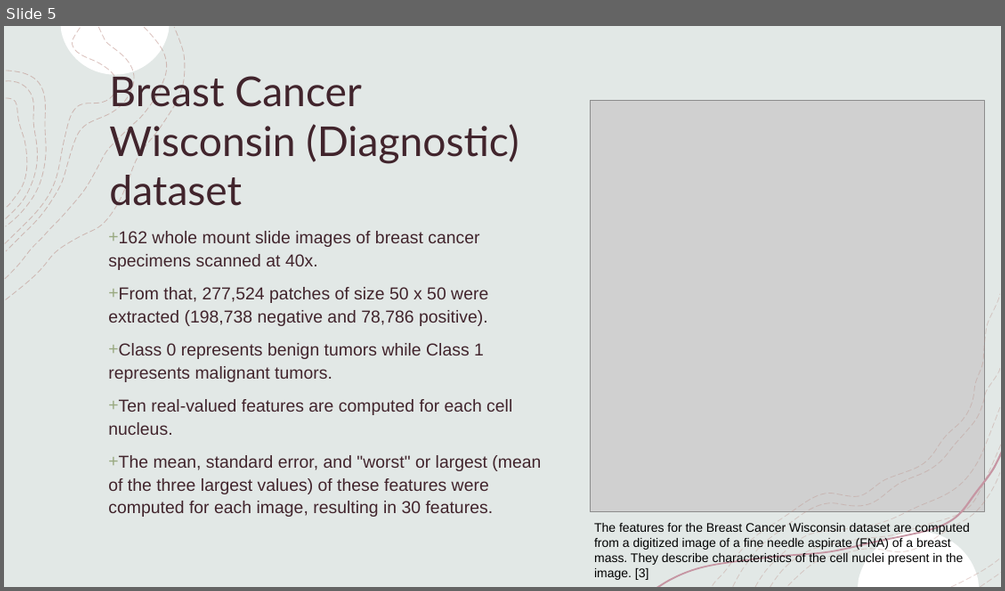
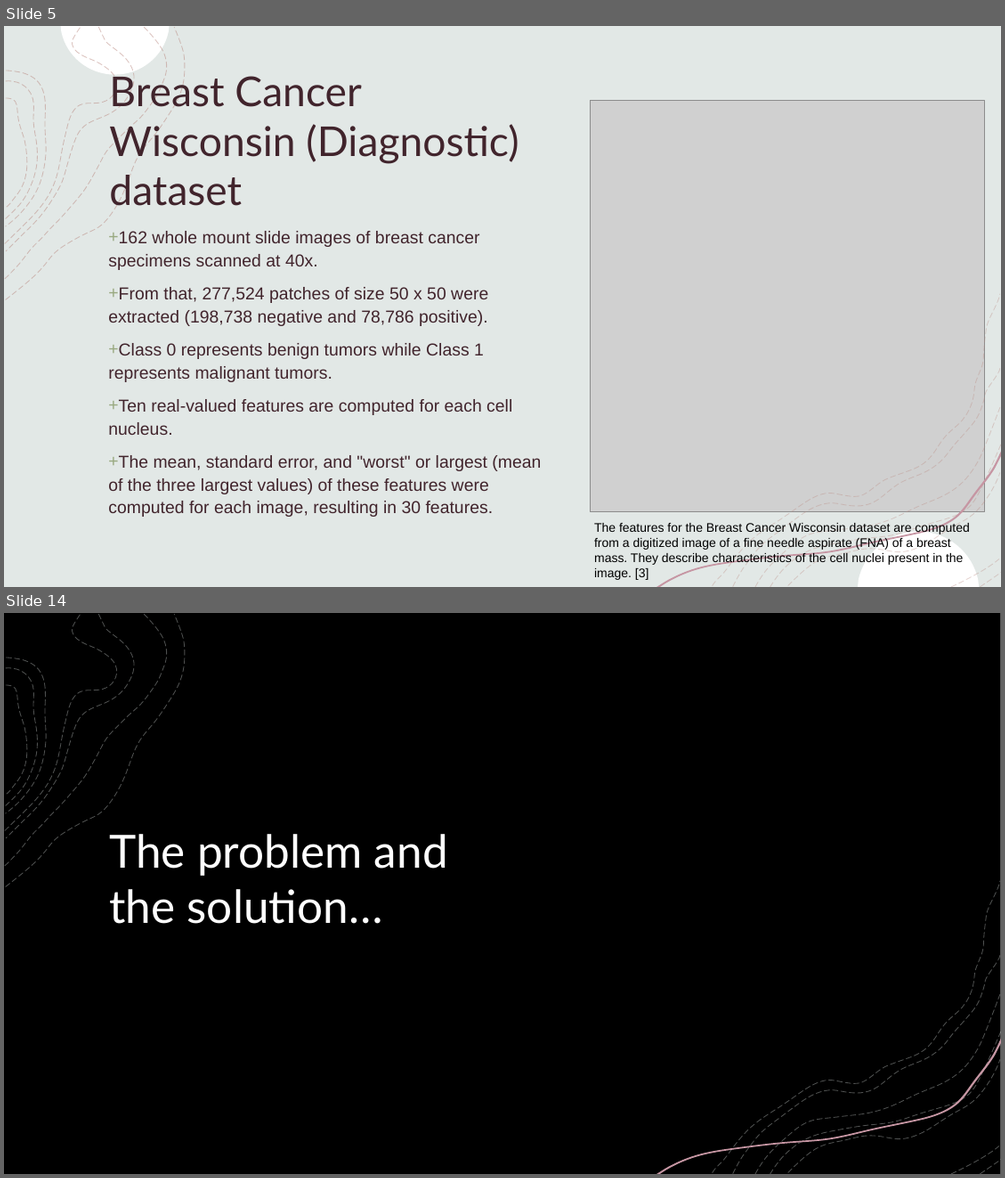
Before and after one commit to dkinneyBU/DSC680, a slide deck: Assignments/Week12/DKinney-Project 3 Presentation.pptx. Shown one above the other, each under a label of ours: slide 5 before the commit, slides 5 and 14 after it; the slides between them are not shown. The pictures are 1005x591 and 1005x1178 pixels, drawn with LibreOffice and Linux fonts; fonts in the diff are those of the drawing; grey boxes stand for pictures; background and template pictures are left out; a plain dark background stands for a picture behind light text. Boxes give left, top, right and bottom in pixels: in the first picture for what was removed or moved away, otherwise in the second. Text is boxed around its words. In the diff, an @@ line names an element or a change of style, - is before the commit and + after.

```diff
--- a/Assignments/Week12/DKinney-Project 3 Presentation.pptx
+++ b/Assignments/Week12/DKinney-Project 3 Presentation.pptx
@@ slide 14 added at (x1=4, y1=613, x2=1001, y2=1174), background picture (left out); not listed: 8 template elements that a slide beside it also shows @@
@@ rectangle added at (x1=4, y1=613, x2=1001, y2=1174), fill #FFFFFF, outline #F2F2F2 1 pt @@
@@ rectangle added at (x1=4, y1=613, x2=1001, y2=1174), fill #000000 @@
@@ freeform shape added at (x1=61, y1=613, x2=170, y2=662), fill #FFFFFF @@
@@ group added at (x1=5, y1=615, x2=185, y2=887): 7 freeform shapes @@
@@ title added at (x1=109, y1=834, x2=448, y2=924), 44 pt, text #FFFFFF @@
+The problem and the solution…
@@ freeform shape added at (x1=656, y1=1038, x2=1001, y2=1174), fill #C696A3 @@
@@ group added at (x1=657, y1=881, x2=1001, y2=1174): 8 freeform shapes @@
@@ freeform shape added at (x1=858, y1=1118, x2=979, y2=1173), fill #FFFFFF @@
```
Also in this commit, not shown: 2 slides changed, 11 other slides added, 1 other file.
